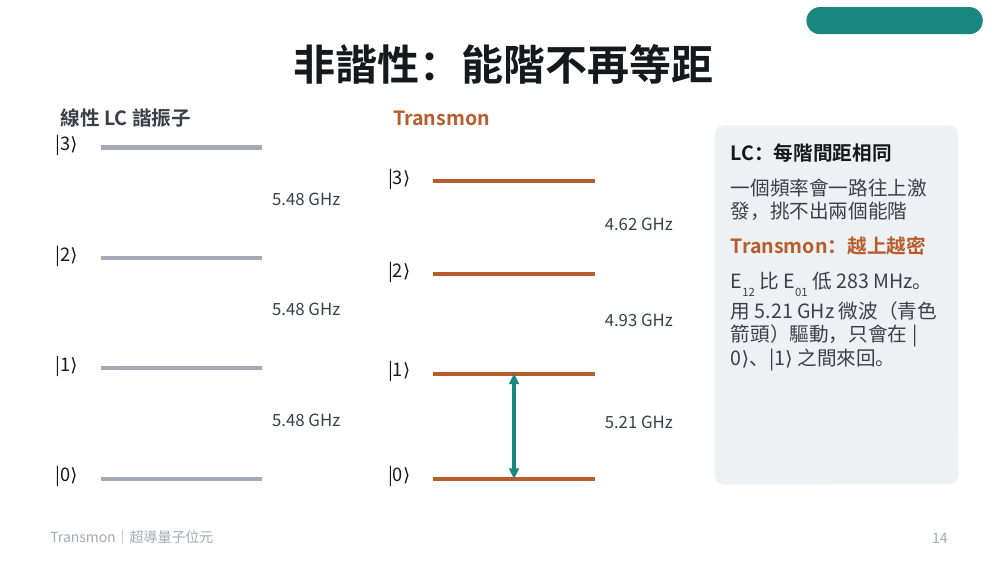
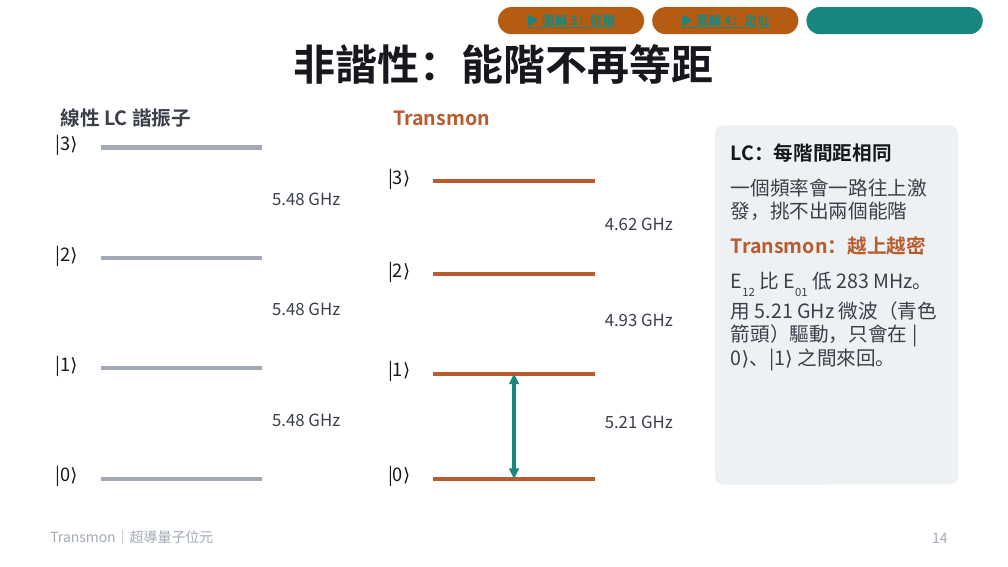
Before and after one commit to pcpcchen-coder/QuantumComputing, a slide deck: slide 14 of slides/transmon.pptx. Drawn at 1008x567 pixels with LibreOffice and Linux fonts; fonts in the diff are those of the drawing. Boxes give left, top, right and bottom in pixels: in the first picture for what was removed or moved away, otherwise in the second. Text is boxed around its words. In the diff, an @@ line names an element or a change of style, - is before the commit and + after.

```diff
--- a/slides/transmon.pptx
+++ b/slides/transmon.pptx
@@ rounded rectangle added at [498,7,644,34], fill #B65C12, 9 pt, text #17877F, bold, underline @@
+▶ 圖解 3：能階
@@ rounded rectangle added at [652,7,798,34], fill #B65C12, 9 pt, text #17877F, bold, underline @@
+▶ 圖解 4：定址
```
Also in this commit, not shown: 5 other slides changed, 2 slides added, 10 other files.
